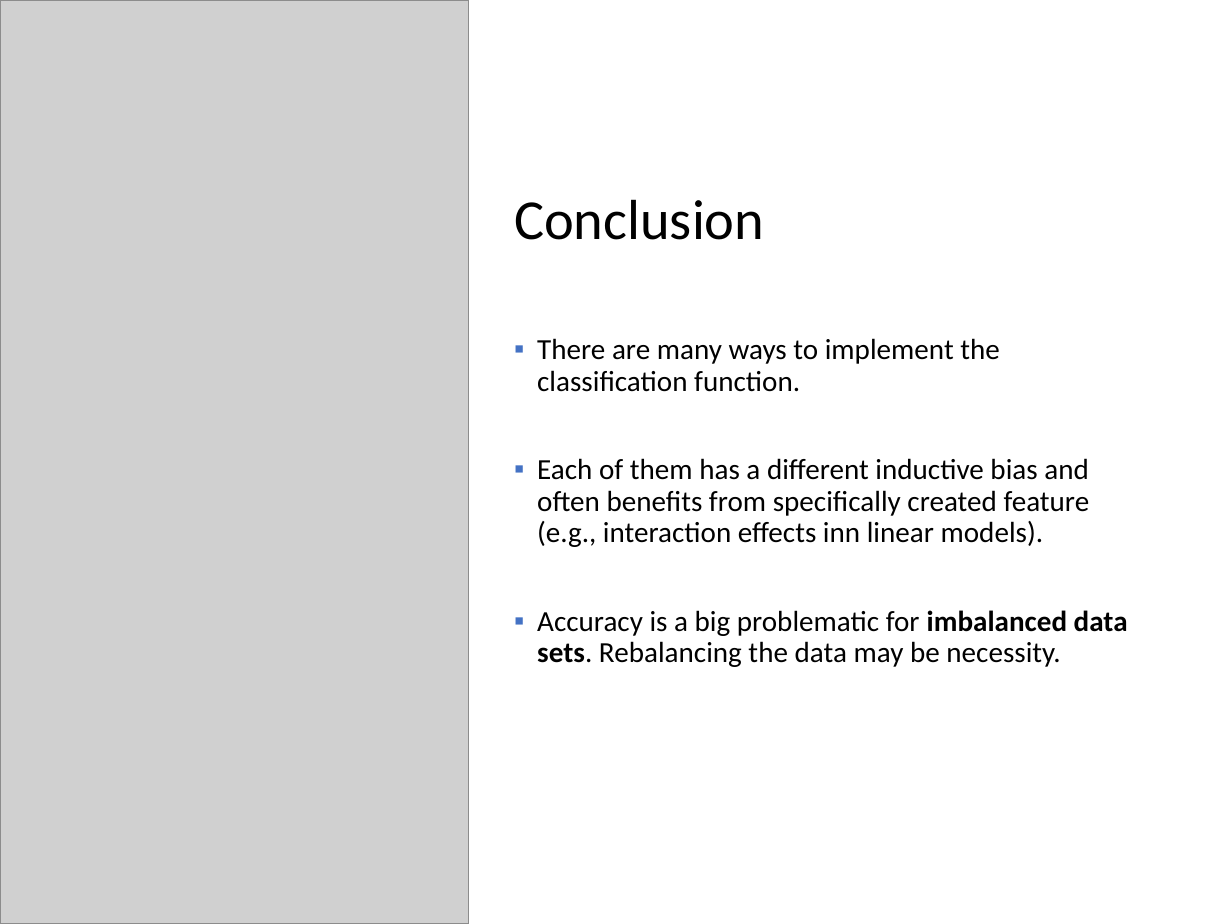
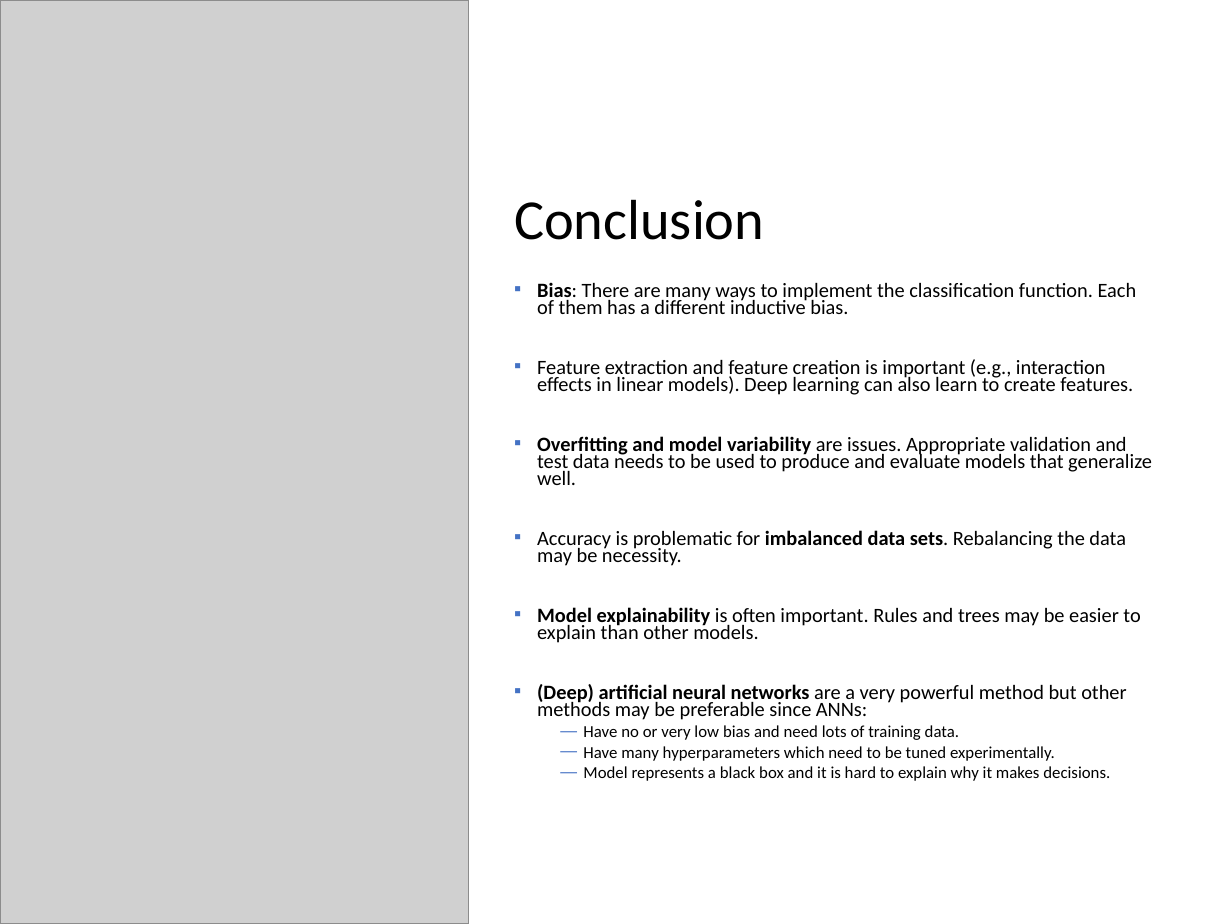
Before and after one commit to mhahsler/Introduction_to_Data_Mining_R_Examples, a slide deck: slide 80 of slides/chap4_alternative_classification.pptx (slide 89 before the commit). Drawn at 1232x924 pixels with LibreOffice and Linux fonts; fonts in the diff are those of the drawing; grey boxes stand for pictures. Boxes give left, top, right and bottom in pixels: in the first picture for what was removed or moved away, otherwise in the second. Text is boxed around its words. In the diff, an @@ line names an element or a change of style, - is before the commit and + after.

```diff
--- a/slides/chap4_alternative_classification.pptx
+++ b/slides/chap4_alternative_classification.pptx
@@ text at box(537, 282, 1152, 781): text changed; size 17 to 11.9 pt @@
-▪ There are many ways to implement the classification function.
-▪ Each of them has a different inductive bias and often benefits from specifically created feature (e.g., interaction effects inn linear models).
-▪ Accuracy is a big problematic for imbalanced data sets. Rebalancing the data may be necessity.
+▪ Bias: There are many ways to implement the classification function. Each of them has a different inductive bias.
+▪ Feature extraction and feature creation is important (e.g., interaction effects in linear models). Deep learning can also learn to create features.
+▪ Overfitting and model variability are issues. Appropriate validation and test data needs to be used to produce and evaluate models that generalize well.
+▪ Accuracy is problematic for imbalanced data sets. Rebalancing the data may be necessity.
+▪ Model explainability is often important. Rules and trees may be easier to explain than other models.
+▪ (Deep) artificial neural networks are a very powerful method but other methods may be preferable since ANNs:
+  — Have no or very low bias and need lots of training data.
+  — Have many hyperparameters which need to be tuned experimentally.
+  — Model represents a black box and it is hard to explain why it makes decisions.
```
Also in this commit, not shown: 19 other slides changed, 9 slides removed, 1 other file.
